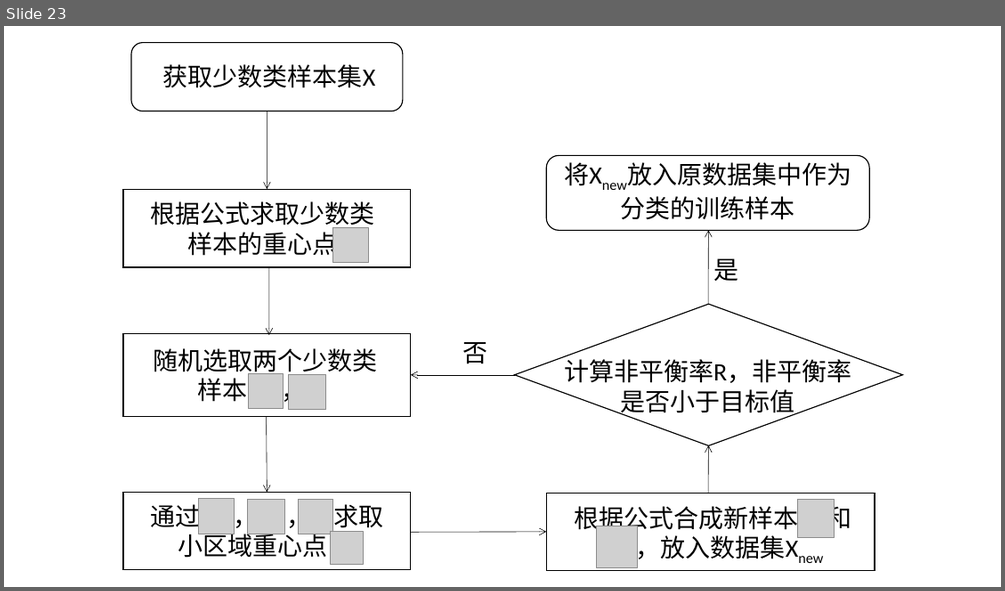
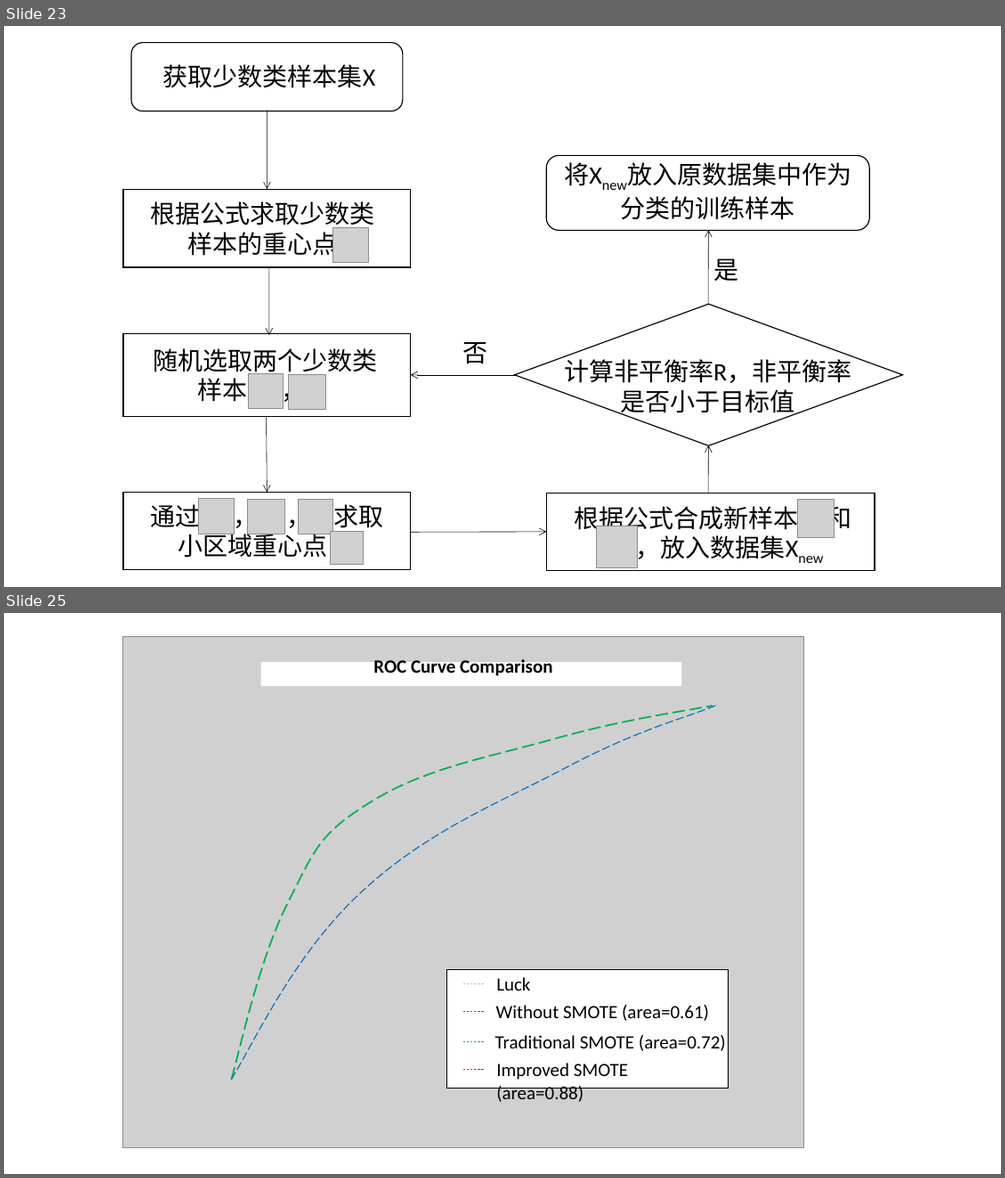
Before and after one commit to shinne/graduation, a slide deck: 毕设论文相关/我的相关/ppt/allPPT.pptx. Shown one above the other, each under a label of ours: slide 23 before the commit, slides 23 and 25 after it; the slides between them are not shown. The pictures are 1005x591 and 1005x1178 pixels, drawn with LibreOffice and Linux fonts; fonts in the diff are those of the drawing; grey boxes stand for pictures. Boxes give left, top, right and bottom in pixels: in the first picture for what was removed or moved away, otherwise in the second. Text is boxed around its words. In the diff, an @@ line names an element or a change of style, - is before the commit and + after.

```diff
--- a/毕设论文相关/我的相关/ppt/allPPT.pptx
+++ b/毕设论文相关/我的相关/ppt/allPPT.pptx
@@ slide 25 added at bbox=[4, 613, 1001, 1174], background #FFFFFF @@
@@ picture added at bbox=[123, 637, 803, 1148] @@
@@ rectangle added at bbox=[261, 662, 682, 686], fill #FFFFFF @@
@@ text added at bbox=[373, 659, 553, 678], 18 pt, text #000000, bold @@
+ROC Curve Comparison
@@ freeform shape added at bbox=[231, 706, 712, 1079], outline #00B050 1.5 pt dashed @@
@@ freeform shape added at bbox=[231, 706, 715, 1079], outline #0070C0 1 pt dashed @@
@@ rectangle added at bbox=[446, 969, 728, 1088], fill #FFFFFF, outline #000000 0.05 pt @@
@@ line added from (463, 984) to (484, 984), #BFBFBF 0.5 pt dashed @@
@@ text added at bbox=[496, 977, 530, 990], 18 pt, text #000000 @@
+Luck
@@ line added from (463, 1012) to (484, 1012), #0070C0 0.5 pt dashed @@
@@ text added at bbox=[496, 1005, 709, 1021], 18 pt, text #000000 @@
+Without SMOTE (area=0.61)
@@ text added at bbox=[495, 1035, 726, 1051], 18 pt, text #000000 @@
+Traditional SMOTE (area=0.72)
@@ line added from (463, 1041) to (484, 1041), #00B050 0.5 pt dashed @@
@@ text added at bbox=[496, 1062, 628, 1102], 18 pt, text #000000 @@
+Improved SMOTE (area=0.88)
@@ line added from (463, 1070) to (484, 1070), #FF0000 0.5 pt dashed @@
```
Also in this commit, not shown: 1 other slide added, 11 other files.
